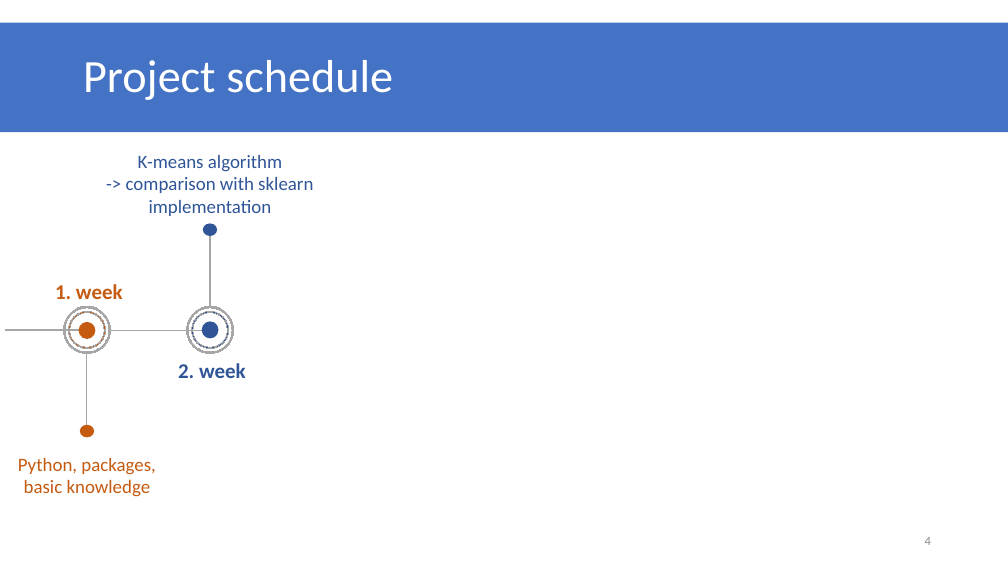
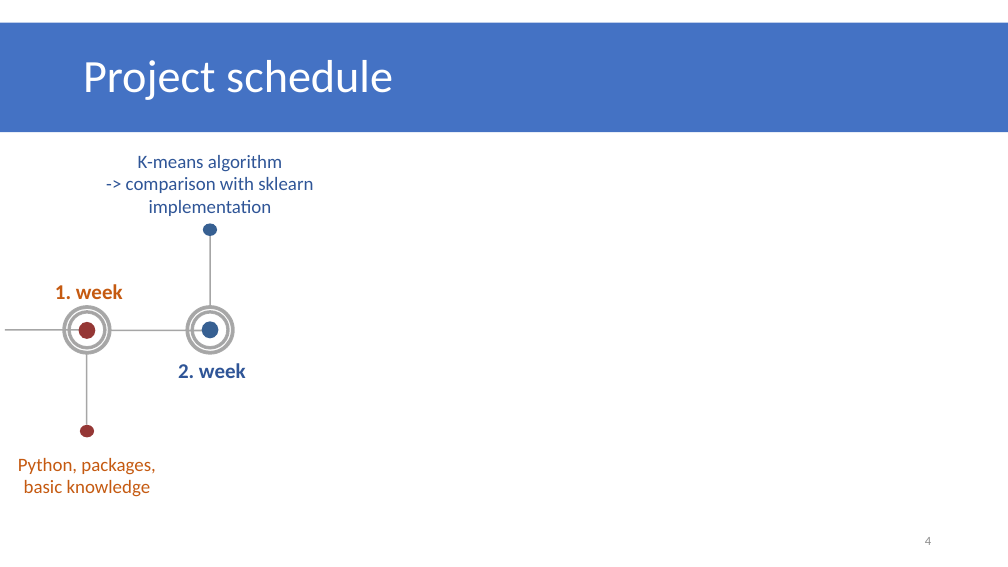
Before and after one commit to datascience-mobi/group-01-project-4-1, a slide deck: slide 4 of K-means clustering.pptx. Drawn at 1008x567 pixels with LibreOffice and Linux fonts; fonts in the diff are those of the drawing. Boxes give left, top, right and bottom in pixels: in the first picture for what was removed or moved away, otherwise in the second. Text is boxed around its words. In the diff, an @@ line names an element or a change of style, - is before the commit and + after.

```diff
--- a/K-means clustering.pptx
+++ b/K-means clustering.pptx
@@ donut at [64, 306, 110, 354]: outline #A6A6A6 0 pt to #A6A6A6 2 pt @@
@@ donut at [68, 312, 105, 349]: fill #C55A11 to #953735; outline #A6A6A6 0 pt to #A6A6A6 2 pt @@
@@ ellipse at [79, 322, 95, 340]: fill #C55A11 to #953735 @@
@@ donut at [187, 306, 234, 354]: outline #A6A6A6 0 pt to #A6A6A6 2 pt @@
@@ donut at [191, 312, 228, 349]: fill #2F5597 to #376092; outline #A6A6A6 0 pt to #A6A6A6 2 pt @@
@@ ellipse at [80, 425, 95, 438]: fill #C55A11 to #953735 @@
```
Also in this commit, not shown: 8 other slides changed, 1 other file.
